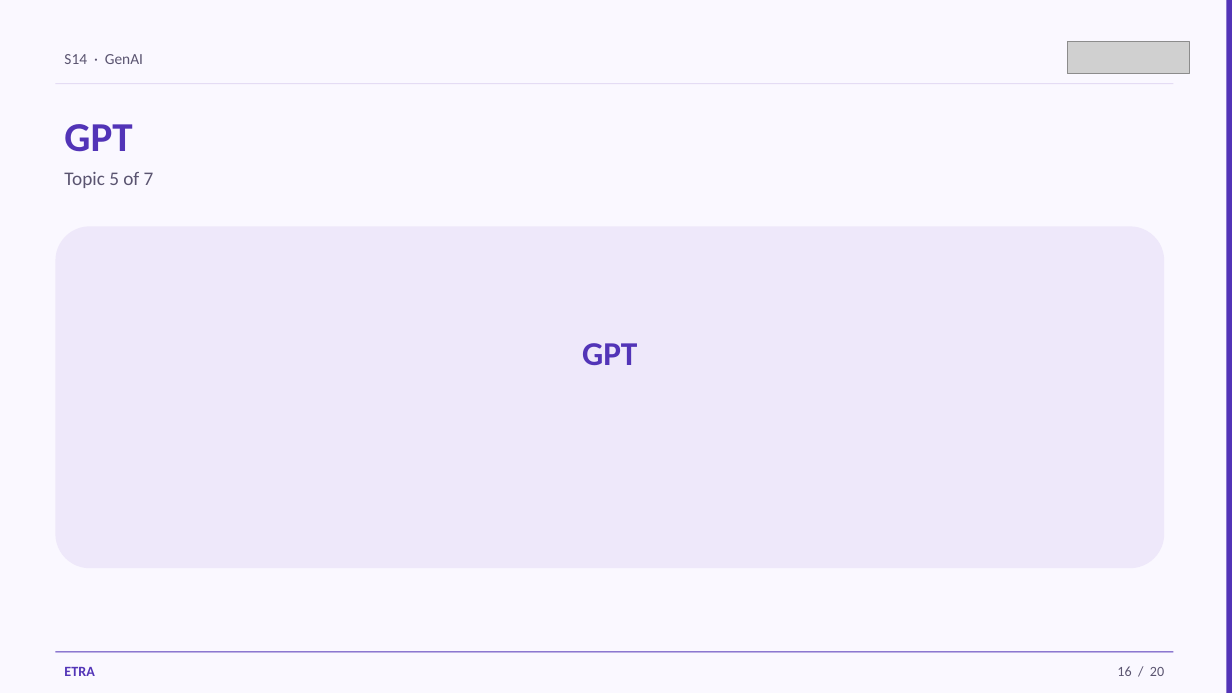
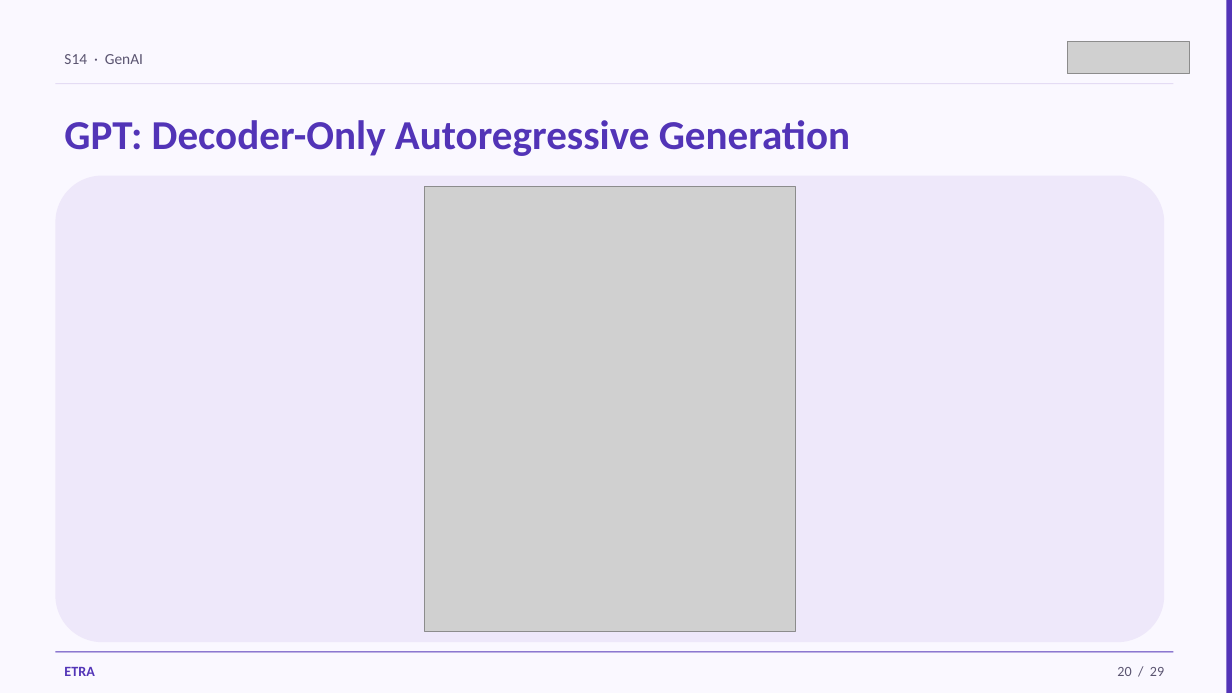
Before and after one commit to iksasa15/AI-ML, a slide deck: slide 20 of web-presentation/pdf-exports/Week4-Session1-GenAI.pptx (slide 16 before the commit). Drawn at 1232x693 pixels with LibreOffice and Linux fonts; fonts in the diff are those of the drawing; grey boxes stand for pictures. Boxes give left, top, right and bottom in pixels: in the first picture for what was removed or moved away, otherwise in the second. Text is boxed around its words. In the diff, an @@ line names an element or a change of style, - is before the commit and + after.

```diff
--- a/web-presentation/pdf-exports/Week4-Session1-GenAI.pptx
+++ b/web-presentation/pdf-exports/Week4-Session1-GenAI.pptx
@@ text at <box>64,120,850,156</box>: text changed @@
-GPT
+GPT: Decoder-Only Autoregressive Generation
@@ rounded rectangle: place and size @@
-rounded rectangle at <box>55,226,1165,568</box>
+rounded rectangle at <box>55,176,1165,642</box>
@@ text removed at <box>64,172,154,188</box> @@
-Topic 5 of 7
@@ picture added at <box>425,187,796,631</box> @@
@@ text removed at <box>582,343,637,365</box> @@
-GPT
@@ text at <box>1117,667,1164,676</box>: text changed @@
-16 / 20
+20 / 29
```
Also in this commit, not shown: 16 other slides changed, 11 slides added, 2 slides removed, 6 other files.
